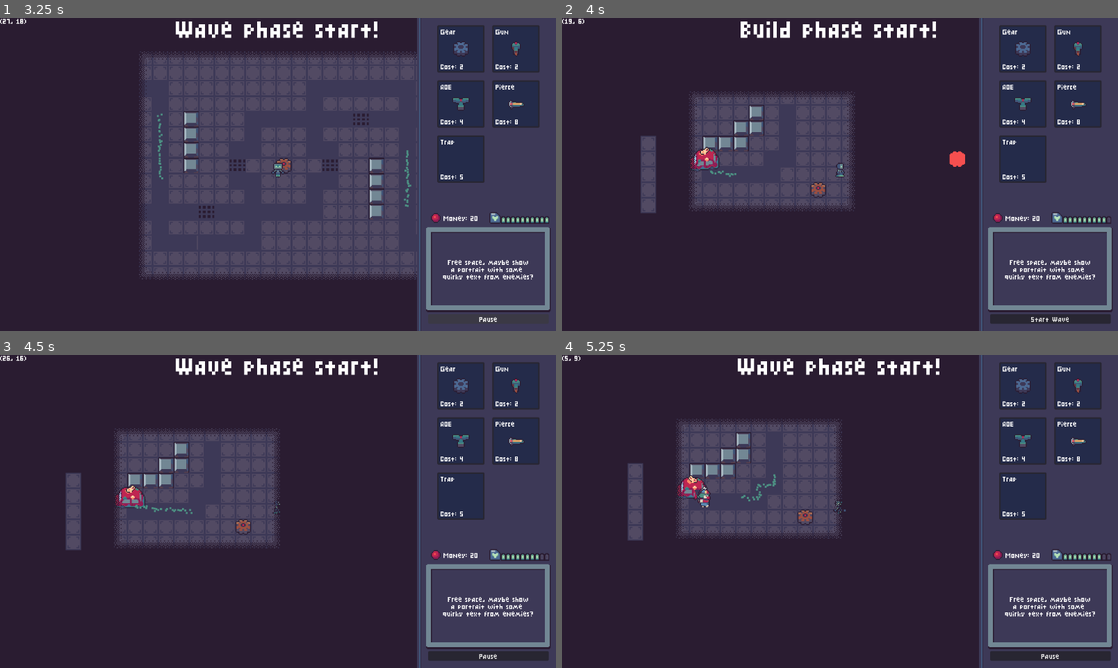
Above: before the commit, frames 1-4 (two rows, left to right).
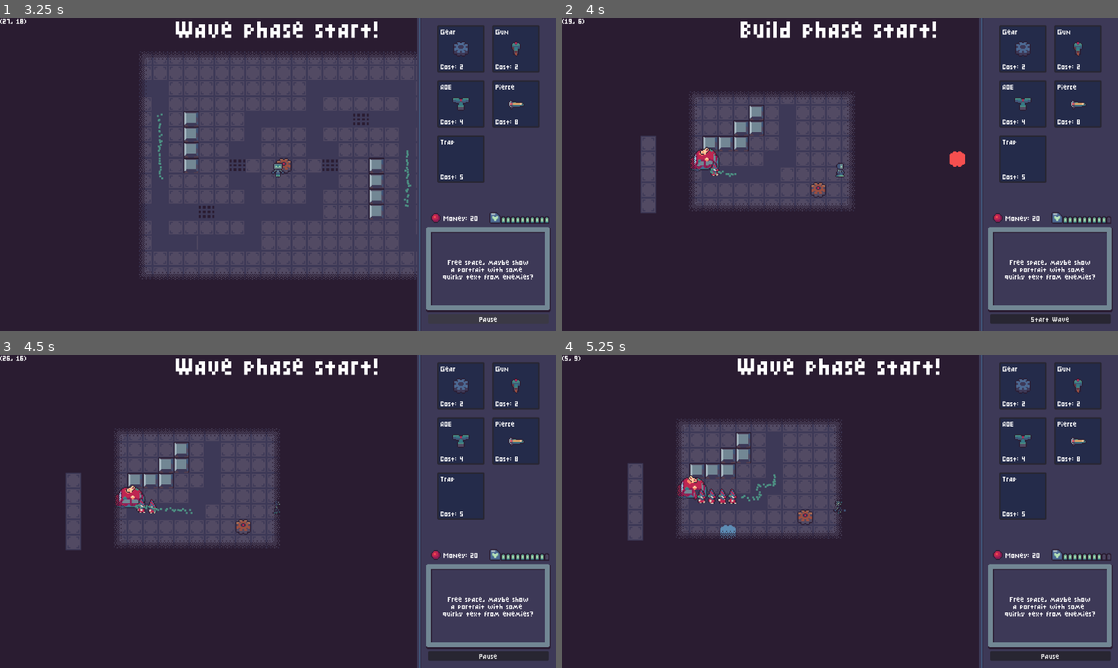
Above: after the commit, the same moments.

Repository: aughckt/spin-to-win
Game: Godot game, scene res://structure/meta/level_manager.tscn
Same seed, same stepped clock (60 frames per second), same inputs: the game is played once before the commit and once after it. The engine's default icon, where the game draws it, is replaced by a stand-in: a white triangle on a blue panel in a dark square.
Inputs (mouse positions are in pixels of both pictures, inside the frame that each line leads up to):
- Up to frame 1 (3.25 s): click "Start Wave" at 0.5 s; click (461, 49) at 1.27 s; click "Pause" at 2 s; click "Continue" at 2.75 s
- Up to frame 2 (4 s): tap Enter at 3.5 s; move the mouse to (962, 158) at 3.52 s; hold D (right) from 3.53 s (still down); hold Ctrl (toggle_wave) from 3.53 s (still down); click (962, 158) at 3.67 s
- Up to frame 3 (4.5 s): release D (right) at 4.25 s; release Ctrl (toggle_wave) at 4.25 s; click "Start Wave" at 4.25 s
- Up to frame 4 (5.25 s): move the mouse to (728, 527) at 5.02 s; hold S (down) from 5.03 s (still down); tap E (interact) at 5.1 s

Frame 1 is identical in both runs. In frame 2, less than 0.1% of the frame differs, in the area x 26-29%, y 45-51%; in frame 3, 0.1%; in frame 4, 0.3%, in the area x 24-32%, y 41-59%.
Error in both runs: Out of bounds get index '1' (on base: 'Array[SpawnPoint]') (res://structure/meta/trooper_spawner.gd:105)

Commit message:
slight wave system refactor, add jumbo cap

Diff:
--- a/structure/levels/loop.tscn
+++ b/structure/levels/loop.tscn
@@ -3,31 +3,64 @@
 [ext_resource type="PackedScene" uid="uid://b04sr3oh5d0f3" path="res://structure/levels/template_level.tscn" id="1_0cu82"]
 [ext_resource type="Script" uid="uid://lglt8bhkbaeb" path="res://structure/meta/wave_data.gd" id="2_8qd04"]
 [ext_resource type="Script" uid="uid://dy1xq2uadaf4c" path="res://structure/levels/spawn_point.gd" id="2_d1jnj"]
+[ext_resource type="Script" uid="uid://cqeic2k8kt4v1" path="res://structure/meta/lane_data.gd" id="2_muf1e"]
+
+[sub_resource type="Curve" id="Curve_p6elp"]
+_limits = [0.0, 100.0, 0.0, 10.0]
+_data = [Vector2(0, 100), 0.0, 0.0, 0, 0, Vector2(4.9570813, 100), 0.0, 0.0, 0, 0, Vector2(10, 1.1235952), 0.0, 0.0, 0, 0]
+point_count = 3
+
+[sub_resource type="Resource" id="Resource_djfem"]
+script = ExtResource("2_8qd04")
+credit_curve = SubResource("Curve_p6elp")
+total_credits = 200
+metadata/_custom_type_script = "uid://lglt8bhkbaeb"
 
 [sub_resource type="Curve" id="Curve_muf1e"]
-_limits = [0.0, 20.0, 0.0, 10.0]
-_data = [Vector2(0, 0), 0.0, 0.0, 0, 0, Vector2(4.9350653, 20), 0.0, 0.0, 0, 0, Vector2(10, 2.0224705), 0.0, 0.0, 0, 0]
+_limits = [0.0, 10.0, 0.0, 10.0]
+_data = [Vector2(0, 0), 0.0, 0.0, 0, 0, Vector2(5.0000005, 7.52809), 0.0, 0.0, 0, 0, Vector2(10, 1.1235952), 0.0, 0.0, 0, 0]
 point_count = 3
 
-[sub_resource type="Resource" id="Resource_d1jnj"]
+[sub_resource type="Resource" id="Resource_ytcxk"]
 script = ExtResource("2_8qd04")
 credit_curve = SubResource("Curve_muf1e")
-total_credits = 60
+total_credits = 15
 metadata/_custom_type_script = "uid://lglt8bhkbaeb"
 
-[sub_resource type="Curve" id="Curve_ytcxk"]
-_limits = [0.0, 20.0, 0.0, 10.0]
-_data = [Vector2(0, 20), 0.0, 0.0, 0, 0, Vector2(5.0216455, 0), 0.0, 0.0, 0, 0, Vector2(10, 20), 0.0, 0.0, 0, 0]
+[sub_resource type="Resource" id="Resource_5jpk2"]
+script = ExtResource("2_muf1e")
+waves = Array[ExtResource("2_8qd04")]([SubResource("Resource_djfem"), SubResource("Resource_ytcxk")])
+metadata/_custom_type_script = "uid://cqeic2k8kt4v1"
+
+[sub_resource type="Curve" id="Curve_lslta"]
+_limits = [0.0, 10.0, 0.0, 10.0]
+_data = [Vector2(0, 7.1727743), 0.0, 0.0, 0, 0, Vector2(4.978541, 0.4712038), 0.0, 0.0, 0, 0, Vector2(10, 6.70157), 0.0, 0.0, 0, 0]
 point_count = 3
 
-[sub_resource type="Resource" id="Resource_8qd04"]
+[sub_resource type="Resource" id="Resource_a4ej5"]
 script = ExtResource("2_8qd04")
-credit_curve = SubResource("Curve_ytcxk")
-total_credits = 60
+credit_curve = SubResource("Curve_lslta")
+total_credits = 15
 metadata/_custom_type_script = "uid://lglt8bhkbaeb"
 
+[sub_resource type="Curve" id="Curve_wnt77"]
+_limits = [0.0, 10.0, 0.0, 10.0]
+_data = [Vector2(0, 7.1727743), 0.0, 0.0, 0, 0, Vector2(4.978541, 0.4712038), 0.0, 0.0, 0, 0, Vector2(10, 6.70157), 0.0, 0.0, 0, 0]
+point_count = 3
+
+[sub_resource type="Resource" id="Resource_vsrk3"]
+script = ExtResource("2_8qd04")
+credit_curve = SubResource("Curve_wnt77")
+total_credits = 15
+metadata/_custom_type_script = "uid://lglt8bhkbaeb"
+
+[sub_resource type="Resource" id="Resource_nq84j"]
+script = ExtResource("2_muf1e")
+waves = Array[ExtResource("2_8qd04")]([SubResource("Resource_a4ej5"), SubResource("Resource_vsrk3")])
+metadata/_custom_type_script = "uid://cqeic2k8kt4v1"
+
 [node name="TemplateLevel" unique_id=251983101 instance=ExtResource("1_0cu82")]
-waves = Array[Array]([[SubResource("Resource_d1jnj")], [SubResource("Resource_8qd04")]])
+lanes = Array[ExtResource("2_muf1e")]([SubResource("Resource_5jpk2"), SubResource("Resource_nq84j")])
 
 [node name="SpawnPoint2" type="Node2D" parent="SpawnPointContainer" parent_id_path=PackedInt32Array(1156764314) index="0" unique_id=289845821]
 position = Vector2(1696, 864)
@@ -46,11 +79,11 @@
 [node name="GearMap" parent="Environment" parent_id_path=PackedInt32Array(123182581) index="3" unique_id=916456414]
 tile_map_data = PackedByteArray("AAAOAAgAAAABAAAAAAA=")
 
-[node name="ArrowTiles" parent="Environment" parent_id_path=PackedInt32Array(123182581) index="8" unique_id=108710037]
+[node name="ArrowTiles" parent="Environment" parent_id_path=PackedInt32Array(123182581) index="9" unique_id=108710037]
 z_index = 4096
 tile_map_data = PackedByteArray("AAALAA0AAAAAAAAAAAAMAA0AAAABAAEAAAAMAAwAAAACAAIAAAAMAAoAAAABAAEAAAAMAAYAAAABAAEAAAAMAA …(1232 unchanged characters)…
 
-[node name="Player" parent="Environment" parent_id_path=PackedInt32Array(123182581) index="12" unique_id=1382910038]
+[node name="Player" parent="Environment" parent_id_path=PackedInt32Array(123182581) index="13" unique_id=1382910038]
 position = Vector2(904, 581)
 
 [editable path="Environment"]
--- /dev/null
+++ b/structure/meta/lane_data.gd
@@ -0,0 +1,4 @@
+class_name LaneData
+extends Resource
+
+@export var waves: Array[WaveData]
--- a/structure/meta/level.gd
+++ b/structure/meta/level.gd
@@ -11,8 +11,7 @@
 
 var spawn_points: Array[SpawnPoint] = []
 
-##array of array of WaveData
-@export var waves: Array[Array]
+@export var lanes: Array[LaneData]
 
 func _ready() -> void:
 	LevelManager.INST.wave_finished.connect(_on_wave_finished)
--- a/structure/meta/level_manager.gd
+++ b/structure/meta/level_manager.gd
@@ -13,8 +13,7 @@
 var current_hp: int = 10
 var is_build_phase: bool = true
 
-##array of array of WaveData
-var current_wave_list: Array[Array]
+var current_lanes: Array[LaneData]
 ## This is the amount of waves, maximum of all wave-lists in the level.
 var current_wave_max: int = 0
 var current_wave_index: int = 0
@@ -60,6 +59,9 @@
 
 
 func lose_level() -> void:
+	if TrooperSpawner.INST.finished.is_connected(end_wave):
+		TrooperSpawner.INST.finished.disconnect(end_wave)
+
 	TrooperSpawner.INST.disable()
 	print("%s: Level %s lost" % [name, current_level_index])
 	level_lost_timer.start()
@@ -82,17 +84,16 @@
 	current_hp = current_level.level_hp
 	set_build_phase(true)
 	add_child(current_level)
-	current_wave_list = current_level.waves
-	for wave in current_wave_list:
-		for x: Variant in wave:
-			assert(x is WaveData)
-			var w := (x as WaveData).credit_curve
-			assert(w.sample(w.max_domain) as int >= 1, "The end of a curve should be >= 1 so that the credits can always be spent completely")
+	current_lanes = current_level.lanes
+	for lane in current_lanes:
+		for wd in lane.waves:
+			var cc := (wd as WaveData).credit_curve
+			assert(cc.sample(cc.max_domain) as int >= 1, "The end of a curve should be >= 1 so that the credits can always be spent completely")
 
 	current_wave_max = 0
-	for wave: Array in current_wave_list:
-		if wave.size() > current_wave_max:
-			current_wave_max = wave.size()
+	for lane in current_lanes:
+		if lane.waves.size() > current_wave_max:
+			current_wave_max = lane.waves.size()
 
 	current_wave_index = 0
 	TrooperSpawner.INST.spawn_points = current_level.spawn_points
@@ -105,9 +106,9 @@
 		return
 	print("%s: Wave %s started!" % [name, current_wave_index])
 	var current_waves: Array[WaveData] = []
-	for spawn_idx in range(current_wave_list.size()):
+	for spawn_idx in range(current_lanes.size()):
 		#this being null is fine because the spawner ignores it
-		var wave: WaveData = current_wave_list[spawn_idx].get(current_wave_index)
+		var wave: WaveData = current_lanes[spawn_idx].waves.get(current_wave_index)
 		current_waves.push_back(wave)
 
 	if current_waves.all(func(x: WaveData) -> bool: return x == null):
--- a/structure/meta/trooper_spawner.gd
+++ b/structure/meta/trooper_spawner.gd
@@ -5,11 +5,11 @@
 static var INST: TrooperSpawner
 var elapsed_wave_time: float = 0.0
 var spawn_timers: Array[float] = []
-var trooper_pool: Pool
 
 var current_waves: Array[WaveData] = []
 var wave_credits_left: Array[int] = []
 var wave_credits_active: Array[int] = []
+var jumbos: Array[int] = []
 
 var current_lane_amount: int = 1
 var spawn_points: Array[SpawnPoint] = []
@@ -27,7 +27,6 @@
 func _ready() -> void:
 	assert(INST == null)
 	INST = self
-	trooper_pool = Pool.create(trooper_scene)
 
 
 func _physics_process(delta: float) -> void:
@@ -90,8 +89,9 @@
 		return
 
 	var trooper: Trooper
-	if budget >= Jumbo.cost():
+	if budget >= Jumbo.cost() && jumbos[index] < wave.max_jumbos:
 		trooper = Jumbo.create()
+		jumbos[index] += 1
 	else:
 		assert(budget >= Trooper.cost())
 		trooper = Trooper.create()
@@ -113,31 +113,29 @@
 	if !active:
 		return
 
+	if trooper is Jumbo:
+		jumbos[trooper.lane_idx] -= 1
+
 	wave_credits_active[trooper.lane_idx] -= trooper.cost()
 	trooper.removed.disconnect(_on_trooper_removed)
 
 	if range(current_waves.size()).all(func (idx: int) -> bool:
 		return wave_credits_active[idx] == 0 && wave_credits_left[idx] == 0
 	):
+		for i in jumbos:
+			assert(i == 0)
 		finished.emit()
-
-func clear_troopers() -> void:
-	elapsed_wave_time = 0.0
-	for child: Node in get_children():
-		trooper_pool.pool(child)
-
-
-func pool_trooper(trooper: Trooper) -> void:
-	trooper_pool.pool(trooper)
 
 
 func set_waves(waves: Array[WaveData]) -> void:
 	current_waves = waves
 	wave_credits_left.clear()
 	wave_credits_active.clear()
+	jumbos.clear()
 	for wave in current_waves:
 		wave_credits_left.push_back(wave.total_credits)
 		wave_credits_active.push_back(0)
+		jumbos.push_back(0)
 
 func enable() -> void:
 	active = true
@@ -145,3 +143,37 @@
 func disable() -> void:
 	active = false
 	set_waves([])
+
+func clear_troopers() -> void:
+	elapsed_wave_time = 0.0
+	for child: Node in get_children():
+		if child is Trooper:
+			(child as Trooper).remove()
+
+#@export var parent: VBoxContainer
+#func _process(_delta: float) -> void:
+	#if parent == null:
+		#parent = VBoxContainer.new()
+		#var layer := CanvasLayer.new()
+		#add_child(layer)
+		#layer.add_child(parent)
+	#
+	#if current_waves == null || current_waves.is_empty():
+		#return
+	#
+	#while parent.get_child_count() < current_lane_amount:
+		#parent.add_child(Label.new())
+	#
+	#var children := parent.get_children()
+	#for i in range(children.size()):
+		#var node := children[i]
+		#if node is not Label:
+			#continue
+		#
+		#var label := node as Label
+		#label.text = ""
+		#var wd: WaveData = current_waves.get(i)
+		#if wd == null:
+			#continue
+		#
+		#label.text = "Remaining: %s | Active: %s" % [wave_credits_left[i], wave_credits_active[i]]
--- a/structure/meta/wave_data.gd
+++ b/structure/meta/wave_data.gd
@@ -3,3 +3,4 @@
 
 @export var credit_curve: Curve
 @export var total_credits: int
+@export var max_jumbos: int = 2
--- a/troopers/jumbo.tscn
+++ b/troopers/jumbo.tscn
@@ -10,6 +10,7 @@
 [sub_resource type="Resource" id="Resource_yyerm"]
 script = ExtResource("3_0v5en")
 stream = ExtResource("4_m8tba")
+volume_linear = 0.5
 min_time_between_s = 1.5
 metadata/_custom_type_script = "uid://ce8myo2y6rl0p"
 
Not shown, added: structure/meta/lane_data.gd.uid
